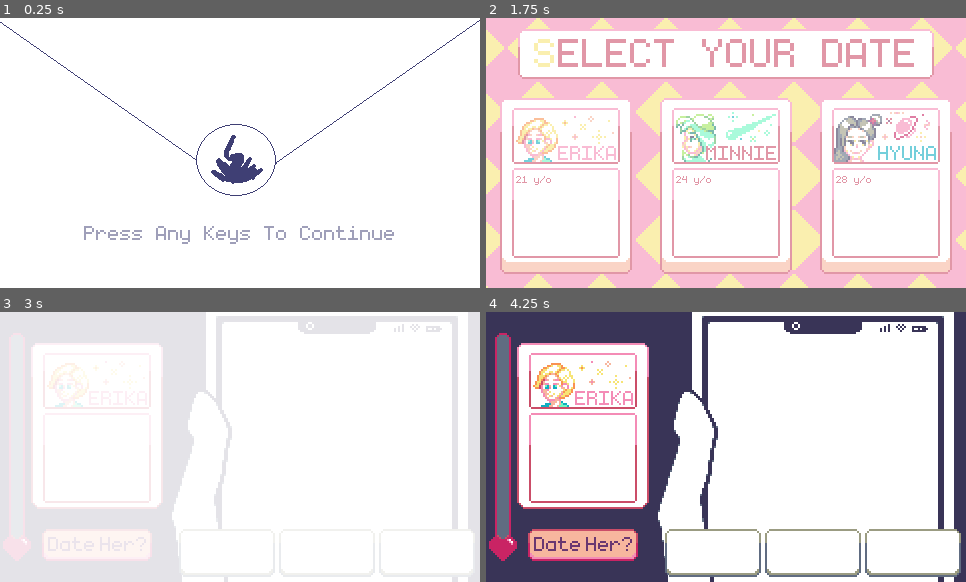
Above: before the commit, frames 1-4 (two rows, left to right).
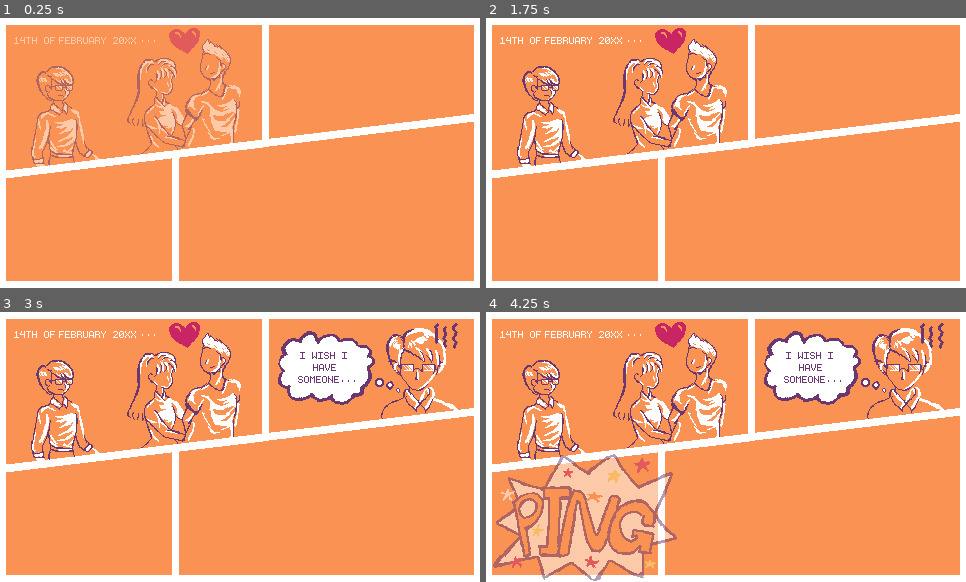
Above: after the commit, the same moments.

Repository: MaiGamesDev/PixelMate
Game: Godot game, scene res://Source/Main/IntroComic.tscn
The game is run twice, just before and just after one commit, with the same random seed, the same clock (stepped at 60 frames per second) and the same inputs. Before the commit the project starts from res://Source/Main/StartMenu.tscn.
Inputs (mouse positions are in pixels of both pictures, inside the frame that each line leads up to):
- Up to frame 1 (0.25 s): no input
- Up to frame 2 (1.75 s): tap Enter at 0.5 s; move the mouse to (831, 139) at 0.52 s; click (831, 139) at 0.67 s; move the mouse to (630, 166) at 1.27 s; click (630, 166) at 1.42 s
- Up to frame 3 (3 s): click (81, 479) at 2 s, where only the run before the commit has a clickable "21 y/o"; click (96, 544) at 2.77 s
- Up to frame 4 (4.25 s): click (582, 544) at 3.52 s

The runs differ from the first frame. In frame 1, 88% of the frame differs, in the area x 0-100%, y 0-98%; in frame 2, 97%, in the area x 0-100%, y 0-100%; in frame 3, 89%; in frame 4, 89%.

Commit message:
intro comic

Diff:
--- /dev/null
+++ b/PM/Source/Main/IntroComic.gd
@@ -0,0 +1,15 @@
+extends Node
+
+
+# Declare member variables here. Examples:
+# var a = 2
+# var b = "text"
+
+
+# Called when the node enters the scene tree for the first time.
+func _ready():
+	$AnimationPlayer.play("intro")
+
+
+func _on_MainMenu_button_up():
+	get_tree().change_scene("res://Source/Main/MainMenu.tscn")
--- /dev/null
+++ b/PM/Source/Main/IntroComic.tscn
@@ -0,0 +1,149 @@
+[gd_scene load_steps=14 format=2]
+
+[ext_resource path="res://Source/Main/Button.gd" type="Script" id=1]
+[ext_resource path="res://Resource/Font/monogram.ttf" type="DynamicFontData" id=2]
+[ext_resource path="res://Source/Main/IntroComic.gd" type="Script" id=3]
+[ext_resource path="res://Art/Lucky/Intro Comic Assets/Panel 2.png" type="Texture" id=4]
+[ext_resource path="res://Art/Lucky/Intro Comic Assets/Panel 4.png" type="Texture" id=5]
+[ext_resource path="res://Art/Lucky/Intro Comic Assets/Panel 3.png" type="Texture" id=6]
+[ext_resource path="res://Art/Lucky/Intro Comic Assets/Panel 1.png" type="Texture" id=7]
+[ext_resource path="res://Art/Lucky/Intro Comic Assets/Background Panel.png" type="Texture" id=8]
+[ext_resource path="res://Art/Lucky/Generic UI Assets/Button3.png" type="Texture" id=9]
+[ext_resource path="res://Art/Lucky/Generic UI Assets/Button2.png" type="Texture" id=10]
+[ext_resource path="res://Art/Lucky/Generic UI Assets/Button1.png" type="Texture" id=11]
+
+[sub_resource type="Animation" id=2]
+resource_name = "intro"
+length = 8.0
+tracks/0/type = "value"
+tracks/0/path = NodePath("Panel:modulate")
+tracks/0/interp = 1
+tracks/0/loop_wrap = true
+tracks/0/imported = false
+tracks/0/enabled = true
+tracks/0/keys = {
+"times": PoolRealArray( -0.1, 0, 0.5 ),
+"transitions": PoolRealArray( 1, 1, 1 ),
+"update": 0,
+"values": [ Color( 1, 1, 1, 0 ), Color( 1, 1, 1, 0 ), Color( 1, 1, 1, 1 ) ]
+}
+tracks/1/type = "value"
+tracks/1/path = NodePath("Panel2:modulate")
+tracks/1/interp = 1
+tracks/1/loop_wrap = true
+tracks/1/imported = false
+tracks/1/enabled = true
+tracks/1/keys = {
+"times": PoolRealArray( 0, 2, 2.5 ),
+"transitions": PoolRealArray( 1, 1, 1 ),
+"update": 0,
+"values": [ Color( 1, 1, 1, 0 ), Color( 1, 1, 1, 0 ), Color( 1, 1, 1, 1 ) ]
+}
+tracks/2/type = "value"
+tracks/2/path = NodePath("Panel3:modulate")
+tracks/2/interp = 1
+tracks/2/loop_wrap = true
+tracks/2/imported = false
+tracks/2/enabled = true
+tracks/2/keys = {
+"times": PoolRealArray( 0, 4, 4.5 ),
+"transitions": PoolRealArray( 1, 1, 1 ),
+"update": 0,
+"values": [ Color( 1, 1, 1, 0 ), Color( 1, 1, 1, 0 ), Color( 1, 1, 1, 1 ) ]
+}
+tracks/3/type = "value"
+tracks/3/path = NodePath("Panel4:modulate")
+tracks/3/interp = 1
+tracks/3/loop_wrap = true
+tracks/3/imported = false
+tracks/3/enabled = true
+tracks/3/keys = {
+"times": PoolRealArray( 0, 5.5, 7 ),
+"transitions": PoolRealArray( 1, 1, 1 ),
+"update": 0,
+"values": [ Color( 1, 1, 1, 0 ), Color( 1, 1, 1, 0 ), Color( 1, 1, 1, 1 ) ]
+}
+tracks/4/type = "value"
+tracks/4/path = NodePath("MainMenu:visible")
+tracks/4/interp = 1
+tracks/4/loop_wrap = true
+tracks/4/imported = false
+tracks/4/enabled = true
+tracks/4/keys = {
+"times": PoolRealArray( 0, 7 ),
+"transitions": PoolRealArray( 1, 1 ),
+"update": 1,
+"values": [ false, true ]
+}
+tracks/5/type = "value"
+tracks/5/path = NodePath("MainMenu:modulate")
+tracks/5/interp = 1
+tracks/5/loop_wrap = true
+tracks/5/imported = false
+tracks/5/enabled = true
+tracks/5/keys = {
+"times": PoolRealArray( 7, 8 ),
+"transitions": PoolRealArray( 1, 1 ),
+"update": 0,
+"values": [ Color( 1, 1, 1, 0 ), Color( 1, 1, 1, 1 ) ]
+}
+
+[sub_resource type="DynamicFont" id=3]
+font_data = ExtResource( 2 )
+
+[node name="IntroComic" type="Node"]
+script = ExtResource( 3 )
+
+[node name="Background" type="Sprite" parent="."]
+texture = ExtResource( 8 )
+centered = false
+
+[node name="Panel" type="Sprite" parent="."]
+modulate = Color( 1, 1, 1, 0 )
+texture = ExtResource( 7 )
+centered = false
+
+[node name="Panel2" type="Sprite" parent="."]
+modulate = Color( 1, 1, 1, 0 )
+texture = ExtResource( 4 )
+centered = false
+
+[node name="Panel3" type="Sprite" parent="."]
+modulate = Color( 1, 1, 1, 0 )
+texture = ExtResource( 6 )
+centered = false
+
+[node name="Panel4" type="Sprite" parent="."]
+modulate = Color( 1, 1, 1, 0 )
+texture = ExtResource( 5 )
+centered = false
+
+[node name="AnimationPlayer" type="AnimationPlayer" parent="."]
+anims/intro = SubResource( 2 )
+
+[node name="MainMenu" type="TextureButton" parent="."]
+visible = false
+margin_left = 405.0
+margin_top = 224.0
+margin_right = 469.0
+margin_bottom = 256.0
+texture_normal = ExtResource( 11 )
+texture_pressed = ExtResource( 10 )
+script = ExtResource( 1 )
+__meta__ = {
+"_edit_use_anchors_": false
+}
+pressed_space = 4.0
+released_texture = ExtResource( 9 )
+
+[node name="Label" type="Label" parent="MainMenu"]
+margin_top = 2.0
+margin_right = 65.0
+margin_bottom = 26.0
+custom_colors/font_color = Color( 0, 0, 0, 1 )
+custom_fonts/font = SubResource( 3 )
+text = "Continue"
+align = 1
+valign = 1
+
+[connection signal="button_up" from="MainMenu" to="." method="_on_MainMenu_button_up"]
--- a/PM/Source/Main/LevelSelect.tscn
+++ b/PM/Source/Main/LevelSelect.tscn
@@ -252,14 +252,14 @@
 
 [node name="BackGround" type="AnimatedSprite" parent="."]
 frames = SubResource( 17 )
-frame = 15
+frame = 13
 playing = true
 centered = false
 
 [node name="SelectTitle" type="AnimatedSprite" parent="."]
 position = Vector2( 240, 36 )
 frames = SubResource( 39 )
-frame = 20
+frame = 8
 playing = true
 
 [node name="AnimationPlayer" type="AnimationPlayer" parent="."]
--- a/PM/Source/Main/MainMenu.tscn
+++ b/PM/Source/Main/MainMenu.tscn
@@ -45,7 +45,6 @@
 [node name="ClickText" type="AnimatedSprite" parent="."]
 position = Vector2( 240, 228 )
 frames = SubResource( 5 )
-frame = 1
 playing = true
 
 [node name="Start" type="TextureButton" parent="."]
--- a/PM/project.godot
+++ b/PM/project.godot
@@ -11,7 +11,7 @@
 [application]
 
 config/name="PM"
-run/main_scene="res://Source/Main/StartMenu.tscn"
+run/main_scene="res://Source/Main/IntroComic.tscn"
 config/icon="res://icon.png"
 
 [autoload]
Binary file added: PM/Art/Lucky/Generic UI Assets/Arrow_Down1.png
Not shown, added: PM/Art/Lucky/Generic UI Assets/Arrow_Down1.png.import
Binary file added: PM/Art/Lucky/Generic UI Assets/Arrow_Down2.png
Not shown, added: PM/Art/Lucky/Generic UI Assets/Arrow_Down2.png.import
Binary file added: PM/Art/Lucky/Generic UI Assets/Arrow_Down3.png
Not shown, added: PM/Art/Lucky/Generic UI Assets/Arrow_Down3.png.import
Binary file added: PM/Art/Lucky/Generic UI Assets/Arrow_Up1.png
Not shown, added: PM/Art/Lucky/Generic UI Assets/Arrow_Up1.png.import
Binary file added: PM/Art/Lucky/Generic UI Assets/Arrow_Up2.png
Not shown, added: PM/Art/Lucky/Generic UI Assets/Arrow_Up2.png.import
Binary file added: PM/Art/Lucky/Generic UI Assets/Arrow_Up3.png
Not shown, added: PM/Art/Lucky/Generic UI Assets/Arrow_Up3.png.import
(and 19 more such lines)
